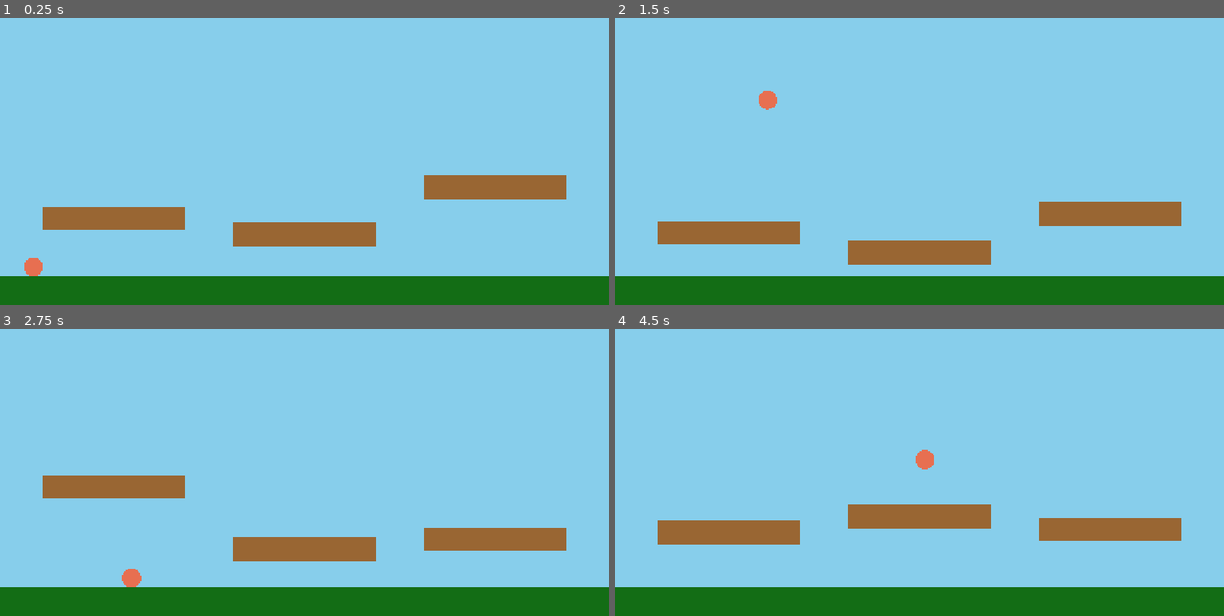
Above: before the commit, frames 1-4 (two rows, left to right).
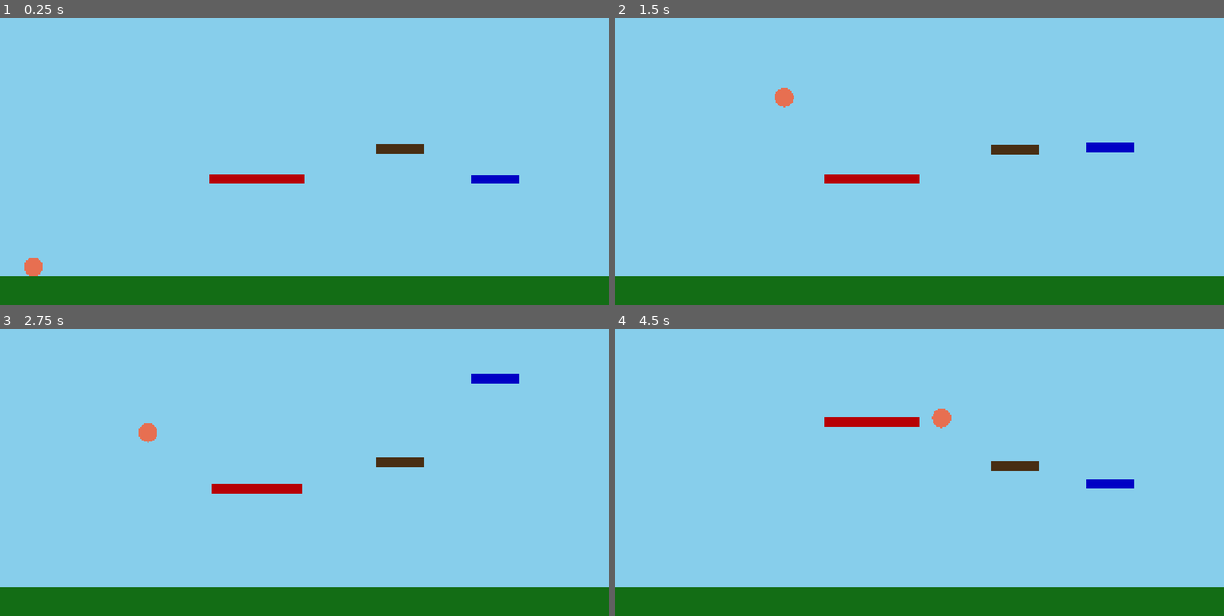
Above: after the commit, the same moments.

Repository: tjrink/WindPrototype
Game: Godot game, scene res://main_scene.tscn
The game is run twice, just before and just after one commit, with the same random seed, the same clock (stepped at 60 frames per second) and the same inputs.
Inputs:
- Up to frame 1 (0.25 s): no input
- Up to frame 2 (1.5 s): tap Enter (ui_accept) at 0.5, 0.77 s; hold Right (ui_right) from 0.53 s (still down)
- Up to frame 3 (2.75 s): tap Enter (ui_accept) at 1.52 s; release Right (ui_right) at 2.03 s; hold Left (ui_left) from 2.03 s (still down)
- Up to frame 4 (4.5 s): release Left (ui_left) at 2.78 s; hold Right (ui_right) 2.78-4.28 s; tap Enter (ui_accept) at 3.02, 3.77 s; hold Left (ui_left) from 4.28 s (still down)

The runs differ from the first frame. In frame 1, 6.6% of the frame differs, in the area x 7-93%, y 43-80%; in frame 2, 7.2%; in frame 3, 7.1%; in frame 4, 7.2%, in the area x 7-93%, y 27-76%.

Commit message:
Implemented different platform classes.

Diff:
--- /dev/null
+++ b/PlatformClasses/BluePlatform.tres
@@ -0,0 +1,12 @@
+[gd_resource type="Resource" script_class="PlatformProfile" load_steps=2 format=3 uid="uid://b32bm1qli7lve"]
+
+[ext_resource type="Script" uid="uid://fakd8iwkqqmo" path="res://Scripts/platform_class.gd" id="1_c254b"]
+
+[resource]
+script = ExtResource("1_c254b")
+width = 100.0
+height = 20.0
+amplitude = 200.0
+speed = 2.0
+platform_color = Color(9.62615e-08, 0, 0.7733961, 1)
+metadata/_custom_type_script = "uid://fakd8iwkqqmo"
--- /dev/null
+++ b/PlatformClasses/BrownPlatform.tres
@@ -0,0 +1,12 @@
+[gd_resource type="Resource" script_class="PlatformProfile" load_steps=2 format=3 uid="uid://cyxuh0dxdu7m4"]
+
+[ext_resource type="Script" uid="uid://fakd8iwkqqmo" path="res://Scripts/platform_class.gd" id="1_1e4gy"]
+
+[resource]
+script = ExtResource("1_1e4gy")
+width = 200.0
+height = 20.0
+amplitude = 100.0
+speed = 5.0
+platform_color = Color(0.71906465, 0, 0.019933542, 1)
+metadata/_custom_type_script = "uid://fakd8iwkqqmo"
--- /dev/null
+++ b/PlatformClasses/RedPlatform.tres
@@ -0,0 +1,12 @@
+[gd_resource type="Resource" script_class="PlatformProfile" load_steps=2 format=3 uid="uid://breo4w6dx00u"]
+
+[ext_resource type="Script" uid="uid://fakd8iwkqqmo" path="res://Scripts/platform_class.gd" id="1_3dc7t"]
+
+[resource]
+script = ExtResource("1_3dc7t")
+width = 100.0
+height = 20.0
+amplitude = 50.0
+speed = 10.0
+platform_color = Color(0.28212023, 0.17997113, 0.07479023, 1)
+metadata/_custom_type_script = "uid://fakd8iwkqqmo"
--- /dev/null
+++ b/Scripts/platform_class.gd
@@ -0,0 +1,8 @@
+class_name PlatformProfile
+extends Resource
+
+@export var width: float
+@export var height: float
+@export var amplitude: float
+@export var speed: float
+@export var platform_color: Color
--- a/main_scene.tscn
+++ b/main_scene.tscn
@@ -8,6 +8,7 @@
 size = Vector2(3000, 60)
 
 [node name="MainScene" type="Node2D"]
+metadata/_edit_vertical_guides_ = [-547.0]
 
 [node name="World" type="Node2D" parent="."]
 
--- a/platform.gd
+++ b/platform.gd
@@ -1,11 +1,19 @@
 extends StaticBody2D
 
 # Exported variables that can be set by spawning script
+
+#Platform construction details
 @export var platform_width: float = 100.0 #Start x
 @export var platform_height: float = 50.0 #Start Y position
+@export var platform_color: Color = Color()
+
+#Platform movement details
 @export var max_travel: float = 150.0 #Amplitude - how much variance can the platform see from it's starting point
 @export var cycle_speed: float = 1.0 #Cycle frequency
 
+#Platform change details
+@export var shrink_rate = 50.0 # Units per second to shrink
+@export var growth_rate = 10.0  # Units per second to grow
 @export var initial_offset: float = 0.0 # Use this to stagger movement if you have multiple platforms
 
 #Management of platform sate
@@ -13,8 +21,6 @@
 var start_y: float = 0.0
 
 # Platform sizing/resizing properties
-var shrink_rate = 50.0 # Units per second to shrink
-var growth_rate = 10.0  # Units per second to grow
 const FALL_THRESHOLD: float = 3.0 #platform width at which the player will fall through
 
 var min_width = 1.0
@@ -53,10 +59,8 @@
 	area_collision.position = Vector2(0, 0)
 
 	# Set a visible color
-	#Brown is used as a placeholder
-	#TODO: This color should be configurable in the platform data const in platform_spawner
 	var rect = $PlatformRect
-	rect.color = Color(0.6, 0.4, 0.2, 1.0)
+	rect.color = platform_color
 
 	# Apply the initial width to all parts
 	_update_platform_size()
@@ -93,12 +97,14 @@
 
 		#Sets a minimum size where the player can stand on the platform to prevent camping in the center
 		#If the platform size falls under, collision logic is disabled until it is larger again
+		#TODO: Make platform disappear if under threshold and reappear above a threshold
 		if platform_width < FALL_THRESHOLD:
 			collision_layer = 0
 			collision_mask = 0
 		else:
 			collision_layer = 1
 			collision_mask = 1
+
 
 		_update_platform_size()
 
@@ -114,7 +120,7 @@
 	#Moves platforms across sine wave
 	time_elapsed+=delta #Keeps time_elapsed in sync with game time
 	var y_offset = sin(time_elapsed * cycle_speed) * max_travel #Calculate offset in sine wave
-	position.y = start_y + y_offset #Moves platform
+	position.y = clamp(start_y + y_offset, -250, 200) #Moves platform
 
 
 	#Shrinks the platform when the player is on it, grows it when player is off
--- /dev/null
+++ b/platform_class_1.gd
@@ -0,0 +1,7 @@
+extends Resource
+
+@export var width: float = 100.0
+@export var height: float = 25.0
+@export var amplitude: float = 200.0
+@export var speed: float = 3.0
+@export var platform_color: Color = Color(0.9, 0.2, 0.3, 1.0)
--- a/platform_spawner.gd
+++ b/platform_spawner.gd
@@ -6,57 +6,80 @@
 # Define the level layout data using FLOAT values (e.g., 50.0 instead of 50)
 # NOTE: Y coordinates - smaller Y = higher on screen
 # Ground is at Y=300, so platforms should be ABOVE that (smaller Y values)
+#const PLATFORM_DATA = [
+	## Platform 1: Near the player position for easy testing
+	#{
+		#"x": 0.0,      # Center of screen
+		#"y": 0.0,    # Above ground (ground is at 300)
+		#"width":100.0,
+		#"height": 50.0,
+		#"travel": 200.0,
+		#"speed": 2.0,
+		#"color": Color(0.6, 0.4, 0.2, 1.0)
+	#},
+	## Platform 2: To the right
+	#{
+		#"x": 400.0,
+		#"y": 100.0,    # Higher up
+		#"width": 200.0,
+		#"height": 50.0,
+		#"travel": 100.0,
+		#"speed": 0.5,
+		#"color": Color(0.6, 0.4, 0.2, 1.0)
+	#},
+	## Platform 3: To the left
+	#{
+		#"x": -400.0,
+		#"y": 0.0,    # Mid height
+		#"width": 100.0,
+		#"height": 50.0,
+		#"travel": 75.0,
+		#"speed": 1.5,
+		#"color": Color(0.6, 0.4, 0.2, 1.0)
+	#}
+#]
+
 const PLATFORM_DATA = [
-	# Platform 1: Near the player position for easy testing
 	{
-		"x": 0.0,      # Center of screen
-		"y": 200.0,    # Above ground (ground is at 300)
-		"width":300.0,
-		"height": 50.0,
-		"travel": 50.0,
-		"speed": 1.0
+		"profile_path": "res://PlatformClasses/BluePlatform.tres",
+		"x": 400,
+		"y": 0
 	},
-	# Platform 2: To the right
 	{
-		"x": 400.0,
-		"y": 100.0,    # Higher up
-		"width": 300.0,
-		"height": 50.0,
-		"travel": 100.0,
-		"speed": 0.5
+		"profile_path": "res://PlatformClasses/RedPlatform.tres",
+		"x": 200,
+		"y": 0
 	},
-	# Platform 3: To the left
 	{
-		"x": -400.0,
-		"y": 150.0,    # Mid height
-		"width": 300.0,
-		"height": 50.0,
-		"travel": 75.0,
-		"speed": 1.5
-	},
+		"profile_path": "res://PlatformClasses/BrownPlatform.tres",
+		"x": -100,
+		"y": 0
+	}
 ]
 
 func _ready() -> void:
 	# Use call_deferred to ensure scene tree is fully ready
 	call_deferred("spawn_all_platforms")
 
+#Loops through all platforms listed in the PLATFORM_DATA const and makes a platform with the specifications
 func spawn_all_platforms():
 
 	for i in range(PLATFORM_DATA.size()):
 		var data = PLATFORM_DATA[i]
-
-		# 1. Instantiate the scene template
+		var loaded_resource = load(data.profile_path)
+		#Instantiate the scene template
 		var platform_instance = PLATFORM_SCENE.instantiate()
 
-
-		# 2. Set the built-in position property BEFORE adding to tree
+#
+		#Set the built-in position property BEFORE adding to tree
 		platform_instance.position = Vector2(data.x, data.y)
 
-		# 3. Set the custom exported variables defined in platform.gd BEFORE adding to tree
-		platform_instance.platform_width = data.width
-		platform_instance.platform_height = data.height
-		platform_instance.max_travel = data.travel
-		platform_instance.cycle_speed = data.speed
+		# Sets clas specific variables before adding tree to parent
+		platform_instance.platform_width = loaded_resource.width
+		platform_instance.platform_height = loaded_resource.height
+		platform_instance.max_travel = loaded_resource.amplitude
+		platform_instance.cycle_speed = loaded_resource.speed
+		platform_instance.platform_color = loaded_resource.platform_color
 
-		# 4. Add platform to scene tree (this should trigger _ready())
+		#Add platform to scene tree
 		get_parent().add_child(platform_instance)
Not shown, added: Scripts/platform_class.gd.uid
Not shown, added: platform_class_1.gd.uid
